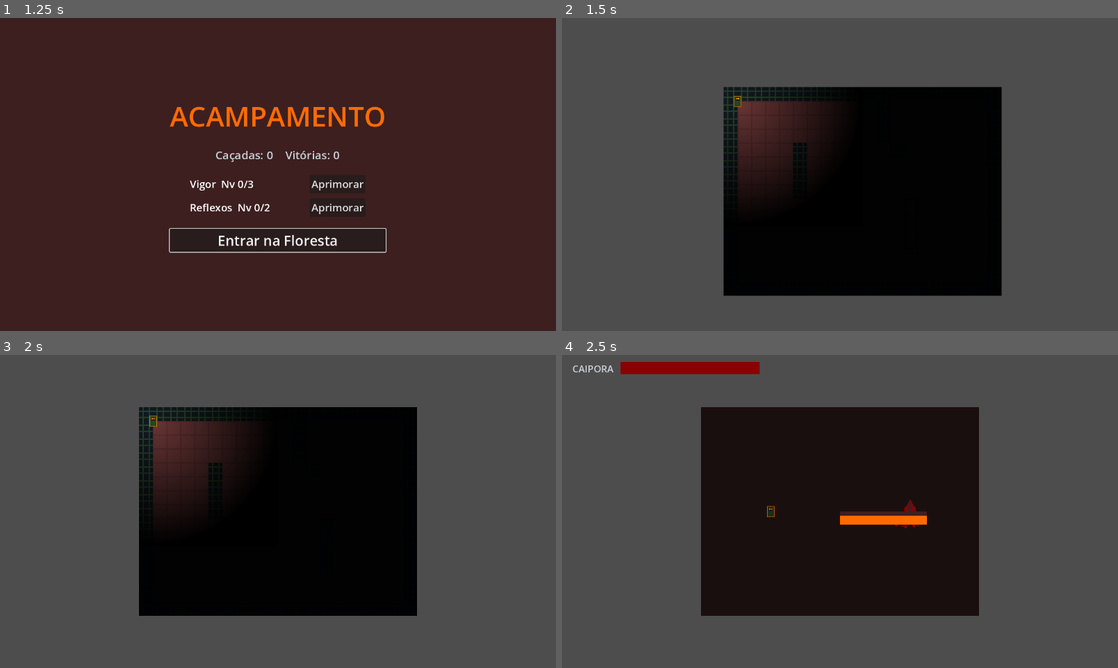
Above: before the commit, frames 1-4 (two rows, left to right).
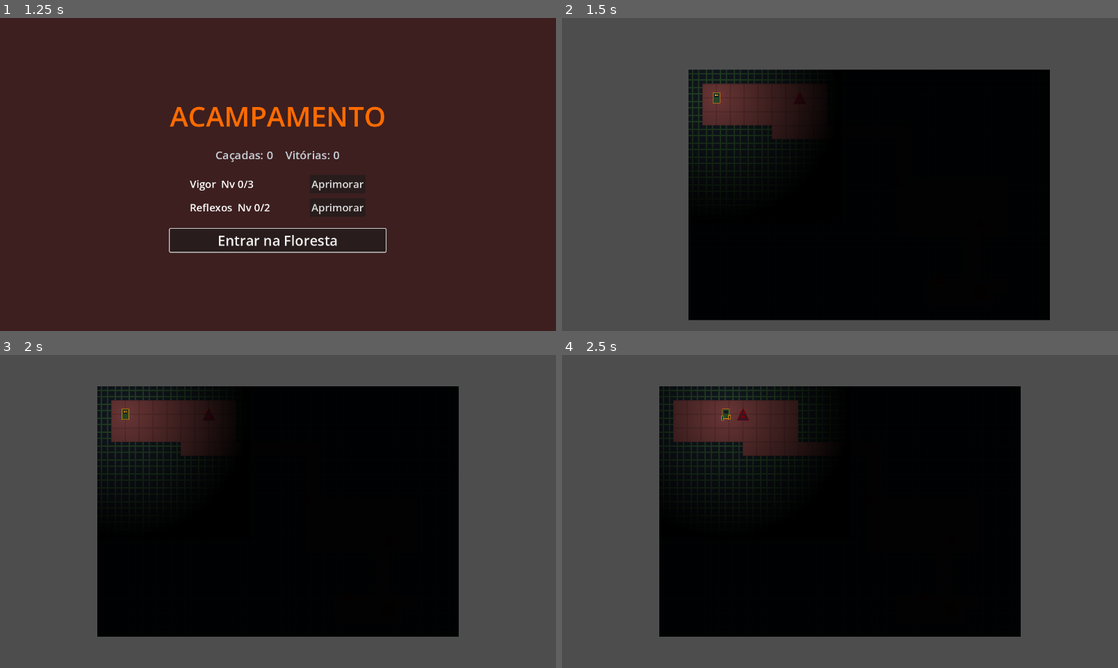
Above: after the commit, the same moments.

Repository: baltazarparra/darkgrid
Game: Godot game, scene res://scenes/ui/main_menu.tscn
Same seed, same stepped clock (60 frames per second), same inputs: the game is played once before the commit and once after it.
Inputs (mouse positions are in pixels of both pictures, inside the frame that each line leads up to):
- Up to frame 1 (1.25 s): click "Iniciar" at 0.5 s
- Up to frame 2 (1.5 s): click "Entrar na Floresta" at 1.25 s
- Up to frame 3 (2 s): no input
- Up to frame 4 (2.5 s): tap Enter (ui_accept) at 2, 2.27 s; move the mouse to (962, 495) at 2.02 s; hold Right (ui_right) from 2.03 s (still down); hold Shift from 2.03 s (still down); click (962, 495) at 2.17 s

Frame 1 is identical in both runs. In frame 2, 22% of the frame differs, in the area x 22-88%, y 16-97%; in frame 3, 22%; in frame 4, 42%, in the area x 1-83%, y 2-90%.

Commit message:
fase-6-wave-1: grid roguelike — inimigos no mapa, sistema de turnos, mapa 3 salas
- Novo MapEnemy (Node2D): AI chase/wander, dispara combate ao contato
- ExplorationManager reescrito: mapa 26×18 com 3 salas + corredores
- Sistema de turnos: player move → inimigos agem em sequência
- Inimigos persists entre combates (GameState.defeated_enemy_ids)
- Combate regular → volta à exploração; boss → WIN screen
- Exit tile âmbar na sala do boss leva direto ao WIN
- 29/29 testes passando

Co-Authored-By: Claude Sonnet 4.6 <noreply@anthropic.com>

Diff:
--- a/scenes/exploration/exploration.tscn
+++ b/scenes/exploration/exploration.tscn
@@ -11,5 +11,7 @@
 
 [node name="Caipora" parent="." instance=ExtResource("2_caipora")]
 
+[node name="Enemies" type="Node2D" parent="."]
+
 [node name="CanvasModulate" type="CanvasModulate" parent="."]
 color = Color(0.0509804, 0.0666667, 0.0901961, 1)
--- a/scripts/arena/arena_manager.gd
+++ b/scripts/arena/arena_manager.gd
@@ -150,6 +150,10 @@
 	# Aguarda a death animation (flash + fade ≈ 0.55s) antes de trocar de tela.
 	await get_tree().create_timer(0.6).timeout
 	if caipora_won:
-		GameState.change_screen(SignalBus.Screen.WIN)
+		if GameState.active_combat_is_boss:
+			GameState.change_screen(SignalBus.Screen.WIN)
+		else:
+			GameState.defeated_enemy_ids.append(GameState.active_map_enemy_id)
+			GameState.change_screen(SignalBus.Screen.EXPLORATION)
 	else:
 		GameState.change_screen(SignalBus.Screen.GAME_OVER)
--- a/scripts/core/game_state.gd
+++ b/scripts/core/game_state.gd
@@ -16,9 +16,17 @@
 var caipora_max_hp: int = Constants.CAIPORA_MAX_HEALTH
 var caipora_current_hp: int = Constants.CAIPORA_MAX_HEALTH
 
+# ─── Exploration State ─────────────────────────────
+var defeated_enemy_ids: Array[String] = []
+var active_map_enemy_id: String = ""
+var active_combat_is_boss: bool = false
+
 ## Inicia uma nova run: HP cheio, com bônus de meta aplicado.
 func start_run() -> void:
 	run_active = true
+	defeated_enemy_ids.clear()
+	active_map_enemy_id = ""
+	active_combat_is_boss = false
 	caipora_max_hp = Constants.CAIPORA_MAX_HEALTH + MetaProgression.get_bonus_max_hp()
 	caipora_current_hp = caipora_max_hp
 
--- a/scripts/entities/caipora.gd
+++ b/scripts/entities/caipora.gd
@@ -4,6 +4,9 @@
 # ─── Exports ───────────────────────────────────────
 @export var tilemap: TileMap
 @export var move_duration: float = 0.15
+
+# ─── Signals ───────────────────────────────────────
+signal move_finished(new_grid_pos: Vector2i)
 
 # ─── State ─────────────────────────────────────────
 var _is_moving: bool = false
@@ -75,12 +78,5 @@
 func _on_move_finished() -> void:
 	_is_moving = false
 	_animated_sprite.play("idle")
-	_check_arena_trigger()
-
-func _check_arena_trigger() -> void:
-	if tilemap == null:
-		return
-	var grid_pos := tilemap.local_to_map(position)
-	var tile_data := tilemap.get_cell_tile_data(0, grid_pos)
-	if tile_data and tile_data.get_custom_data("is_arena_trigger") == true:
-		SignalBus.arena_entered.emit("forest_arena_01")
+	if tilemap != null:
+		move_finished.emit(tilemap.local_to_map(position))
--- a/scripts/exploration/exploration_manager.gd
+++ b/scripts/exploration/exploration_manager.gd
@@ -3,93 +3,157 @@
 # ─── Onready ───────────────────────────────────────
 @onready var _tilemap: TileMap = $TileMap
 @onready var _caipora: Caipora = $Caipora
+@onready var _enemies_container: Node2D = $Enemies
+
+# ─── State ─────────────────────────────────────────
+var _map_enemies: Array[MapEnemy] = []
+var _player_grid_pos: Vector2i = PLAYER_START
+var _locked: bool = false  # true while combat is triggering
+
+# ─── Map Definition ────────────────────────────────
+# 26 cols × 18 rows. W=wall, F=floor, E=exit (leads to win).
+# Room 1 (start): cols 1-9, rows 1-3
+# Corridor H:     cols 6-15, row 4
+# Corridor V:     col 15, rows 5-7
+# Room 2:         cols 15-22, rows 8-11
+# Corridor V2:    col 20, rows 12-14
+# Room 3 (boss):  cols 17-22, rows 15-16
+const MAP_LAYOUT = [
+	"WWWWWWWWWWWWWWWWWWWWWWWWWW",
+	"WFFFFFFFFFWWWWWWWWWWWWWWWW",
+	"WFFFFFFFFFWWWWWWWWWWWWWWWW",
+	"WFFFFFFFFFWWWWWWWWWWWWWWWW",
+	"WWWWWWFFFFFFFFFFWWWWWWWWWW",
+	"WWWWWWWWWWWWWWWFWWWWWWWWWW",
+	"WWWWWWWWWWWWWWWFWWWWWWWWWW",
+	"WWWWWWWWWWWWWWWFWWWWWWWWWW",
+	"WWWWWWWWWWWWWWWFFFFFFFFWWW",
+	"WWWWWWWWWWWWWWWFFFFFFFFWWW",
+	"WWWWWWWWWWWWWWWFFFFFFFFWWW",
+	"WWWWWWWWWWWWWWWFFFFFFFFWWW",
+	"WWWWWWWWWWWWWWWWWWWWFWWWWW",
+	"WWWWWWWWWWWWWWWWWWWWFWWWWW",
+	"WWWWWWWWWWWWWWWWWWWWFWWWWW",
+	"WWWWWWWWWWWWWWWWWFFFFFFWWW",
+	"WWWWWWWWWWWWWWWWWFFFFEWWWW",
+	"WWWWWWWWWWWWWWWWWWWWWWWWWW",
+]
+
+const ENEMY_DEFS = [
+	{"id": "e0", "x": 8, "y": 2, "boss": false},
+	{"id": "e1", "x": 15, "y": 8, "boss": false},
+	{"id": "e2", "x": 21, "y": 11, "boss": false},
+	{"id": "e3", "x": 18, "y": 15, "boss": true},
+]
+
+const EXIT_POS     := Vector2i(21, 16)
+const PLAYER_START := Vector2i(2, 2)
 
 # ─── Lifecycle ─────────────────────────────────────
 func _ready() -> void:
 	_setup_tilemap()
+	_setup_player()
+	_spawn_enemies()
+	_spawn_exit_marker()
+
+func _setup_player() -> void:
+	_player_grid_pos = PLAYER_START
 	_caipora.tilemap = _tilemap
-	_caipora.position = Vector2(1, 1) * Constants.TILE_SIZE
-	SignalBus.arena_entered.connect(_on_arena_entered)
+	_caipora.position = Vector2(PLAYER_START) * Constants.TILE_SIZE
+	_caipora.move_finished.connect(_on_player_moved)
+
+func _spawn_enemies() -> void:
+	for def in ENEMY_DEFS:
+		if def["id"] in GameState.defeated_enemy_ids:
+			continue
+		var enemy := MapEnemy.new()
+		_enemies_container.add_child(enemy)
+		enemy.setup(def["id"], Vector2i(def["x"], def["y"]), def["boss"])
+		_map_enemies.append(enemy)
+
+func _spawn_exit_marker() -> void:
+	var marker := Sprite2D.new()
+	marker.texture = preload("res://assets/sprites/tile_floor.png")
+	marker.modulate = Color(1.0, 0.42, 0.0, 0.85)
+	marker.position = Vector2(EXIT_POS) * Constants.TILE_SIZE
+	add_child(marker)
+
+# ─── Turn System ───────────────────────────────────
+func _on_player_moved(new_grid_pos: Vector2i) -> void:
+	if _locked:
+		return
+	_player_grid_pos = new_grid_pos
+
+	if new_grid_pos == EXIT_POS:
+		_locked = true
+		GameState.change_screen(SignalBus.Screen.WIN)
+		return
+
+	for enemy in _map_enemies:
+		if enemy.grid_pos == new_grid_pos:
+			_trigger_combat(enemy)
+			return
+
+	_run_enemy_turns()
+
+func _run_enemy_turns() -> void:
+	for enemy in _map_enemies:
+		var hit := enemy.take_turn(_player_grid_pos, _is_walkable, _is_occupied_by_enemy)
+		if hit:
+			_trigger_combat(enemy)
+			return
+
+func _trigger_combat(enemy: MapEnemy) -> void:
+	_locked = true
+	GameState.active_map_enemy_id = enemy.enemy_id
+	GameState.active_combat_is_boss = enemy.is_boss
+	if enemy.is_boss:
+		GameState.next_enemy_scene = preload("res://scenes/arena/boss.tscn")
+	GameState.change_screen(SignalBus.Screen.ARENA)
+
+# ─── Walkability Helpers ───────────────────────────
+func _is_walkable(pos: Vector2i) -> bool:
+	if pos.x < 0 or pos.y < 0 or pos.x >= Constants.GRID_WIDTH or pos.y >= Constants.GRID_HEIGHT:
+		return false
+	var row: String = MAP_LAYOUT[pos.y]
+	return row[pos.x] != "W"
+
+func _is_occupied_by_enemy(pos: Vector2i) -> bool:
+	for enemy in _map_enemies:
+		if enemy.grid_pos == pos:
+			return true
+	return false
 
 # ─── TileMap Setup ─────────────────────────────────
 func _setup_tilemap() -> void:
 	var tileset := TileSet.new()
 	tileset.tile_size = Vector2i(Constants.TILE_SIZE, Constants.TILE_SIZE)
 
-	# Physics layer 0: walls
 	tileset.add_physics_layer(0)
 	tileset.set_physics_layer_collision_layer(0, 1 << (Constants.LAYER_WALL - 1))
 	tileset.set_physics_layer_collision_mask(0, 1 << (Constants.LAYER_PLAYER - 1))
 
-	# Custom data layer: arena trigger
-	tileset.add_custom_data_layer()
-	tileset.set_custom_data_layer_name(0, "is_arena_trigger")
-	tileset.set_custom_data_layer_type(0, 0)  # TYPE_BOOL = 0
-
-	# Atlas source: floor
-	var floor_tex := preload("res://assets/sprites/tile_floor.png")
 	var floor_source := TileSetAtlasSource.new()
-	floor_source.texture = floor_tex
+	floor_source.texture = preload("res://assets/sprites/tile_floor.png")
 	floor_source.texture_region_size = Vector2i(Constants.TILE_SIZE, Constants.TILE_SIZE)
 	floor_source.create_tile(Vector2i(0, 0))
 	tileset.add_source(floor_source, 0)
 
-	# Atlas source: wall
-	var wall_tex := preload("res://assets/sprites/tile_wall.png")
 	var wall_source := TileSetAtlasSource.new()
-	wall_source.texture = wall_tex
+	wall_source.texture = preload("res://assets/sprites/tile_wall.png")
 	wall_source.texture_region_size = Vector2i(Constants.TILE_SIZE, Constants.TILE_SIZE)
 	wall_source.create_tile(Vector2i(0, 0))
 	tileset.add_source(wall_source, 1)
 
 	_tilemap.tile_set = tileset
-
-	# Paint the map
 	_paint_map()
 
 func _paint_map() -> void:
-	# 20x15 grid
-	# W = wall (source 1), F = floor (source 0), T = trigger (source 0 + custom_data)
-	var map_layout := [
-		"WWWWWWWWWWWWWWWWWWWW",
-		"WFFFFFFFFFFWFFFFFFFW",
-		"WFFFFFFFFFFWFFFFFFFW",
-		"WFFFFFFFFFFWFFFFFFFW",
-		"WFFFFWFFFFFFWFFFFFFW",
-		"WFFFFWFFFFFFFFFFFFFW",
-		"WFFFFWFFFFFFFFFFFFFW",
-		"WFFFFWFFFFFFFFFFFFFW",
-		"WFFFFFFFFFFFFWFFFFFW",
-		"WFFFFFFFFFFFFWFFFFFW",
-		"WFFFFFFFFFFFFWFFFFFW",
-		"WFFFFFFFFFFFFWFFFFFW",
-		"WFFFFFFFFFFFFFFFFTFW",
-		"WFFFFFFFFFFFFFFFFFFW",
-		"WWWWWWWWWWWWWWWWWWWW",
-	]
-
-	# Single source of truth: the "T" in the layout IS the arena trigger.
-	var trigger_pos := Vector2i(-1, -1)
-	for y in range(map_layout.size()):
-		var row: String = map_layout[y]
+	for y in range(MAP_LAYOUT.size()):
+		var row: String = MAP_LAYOUT[y]
 		for x in range(row.length()):
-			var cell: String = row[x]
 			var pos := Vector2i(x, y)
-			match cell:
-				"W":
-					_tilemap.set_cell(0, pos, 1, Vector2i(0, 0))
-				"T":
-					_tilemap.set_cell(0, pos, 0, Vector2i(0, 0))
-					trigger_pos = pos
-				_:
-					_tilemap.set_cell(0, pos, 0, Vector2i(0, 0))
-
-	# Mark the trigger tile (derived from layout) with custom data
-	if trigger_pos != Vector2i(-1, -1):
-		var trigger_data := _tilemap.get_cell_tile_data(0, trigger_pos)
-		if trigger_data:
-			trigger_data.set_custom_data("is_arena_trigger", true)
-
-# ─── Signal Handlers ───────────────────────────────
-func _on_arena_entered(arena_id: String) -> void:
-	GameState.change_screen(SignalBus.Screen.ARENA)
+			if row[x] == "W":
+				_tilemap.set_cell(0, pos, 1, Vector2i(0, 0))
+			else:
+				_tilemap.set_cell(0, pos, 0, Vector2i(0, 0))
--- /dev/null
+++ b/scripts/exploration/map_enemy.gd
@@ -0,0 +1,75 @@
+class_name MapEnemy
+extends Node2D
+
+# ─── Constants ─────────────────────────────────────
+const ENEMY_TEXTURE = preload("res://assets/sprites/enemy_idle.png")
+const CHASE_RANGE := 5
+
+# ─── State ─────────────────────────────────────────
+var enemy_id: String = ""
+var grid_pos: Vector2i = Vector2i.ZERO
+var is_boss: bool = false
+
+# ─── Public API ────────────────────────────────────
+func setup(id: String, pos: Vector2i, boss: bool = false) -> void:
+	enemy_id = id
+	grid_pos = pos
+	is_boss = boss
+	_update_visual_position()
+
+	var sprite := Sprite2D.new()
+	sprite.texture = ENEMY_TEXTURE
+	sprite.modulate = Color(1.0, 0.2, 0.2, 1.0) if boss else Color(0.7, 0.5, 0.9, 1.0)
+	add_child(sprite)
+
+## Returns true if this enemy reaches the player and should trigger combat.
+func take_turn(player_pos: Vector2i, walkable_fn: Callable, occupied_fn: Callable) -> bool:
+	var dist := _manhattan(grid_pos, player_pos)
+	if dist <= 1:
+		return true
+
+	var new_pos: Vector2i
+	if dist <= CHASE_RANGE:
+		new_pos = _chase(player_pos, walkable_fn, occupied_fn)
+	else:
+		new_pos = _wander(walkable_fn, occupied_fn)
+
+	if new_pos != grid_pos:
+		grid_pos = new_pos
+		_update_visual_position()
+		if grid_pos == player_pos:
+			return true
+
+	return false
+
+# ─── Private ───────────────────────────────────────
+func _update_visual_position() -> void:
+	position = Vector2(grid_pos) * Constants.TILE_SIZE
+
+func _manhattan(a: Vector2i, b: Vector2i) -> int:
+	return abs(a.x - b.x) + abs(a.y - b.y)
+
+func _chase(target: Vector2i, walkable_fn: Callable, occupied_fn: Callable) -> Vector2i:
+	var dirs: Array[Vector2i] = [Vector2i(1, 0), Vector2i(-1, 0), Vector2i(0, 1), Vector2i(0, -1)]
+	dirs.shuffle()
+	var best := grid_pos
+	var best_dist := _manhattan(grid_pos, target)
+	for d: Vector2i in dirs:
+		var np: Vector2i = grid_pos + d
+		if walkable_fn.call(np) and not occupied_fn.call(np):
+			var dist := _manhattan(np, target)
+			if dist < best_dist:
+				best_dist = dist
+				best = np
+	return best
+
+func _wander(walkable_fn: Callable, occupied_fn: Callable) -> Vector2i:
+	if randf() > 0.4:
+		return grid_pos
+	var dirs: Array[Vector2i] = [Vector2i(1, 0), Vector2i(-1, 0), Vector2i(0, 1), Vector2i(0, -1)]
+	dirs.shuffle()
+	for d: Vector2i in dirs:
+		var np: Vector2i = grid_pos + d
+		if walkable_fn.call(np) and not occupied_fn.call(np):
+			return np
+	return grid_pos
--- a/scripts/utils/constants.gd
+++ b/scripts/utils/constants.gd
@@ -3,8 +3,8 @@
 
 # ─── Grid ──────────────────────────────────────────
 const TILE_SIZE := 32
-const GRID_WIDTH := 20
-const GRID_HEIGHT := 15
+const GRID_WIDTH := 26
+const GRID_HEIGHT := 18
 
 # ─── Combat ────────────────────────────────────────
 const TIMING_WINDOW_FRAMES := 12
